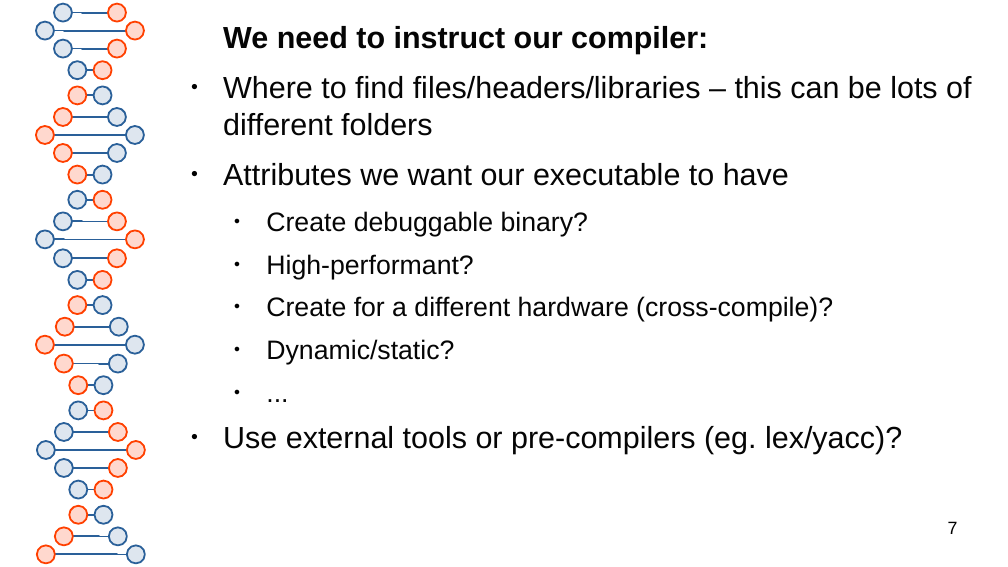
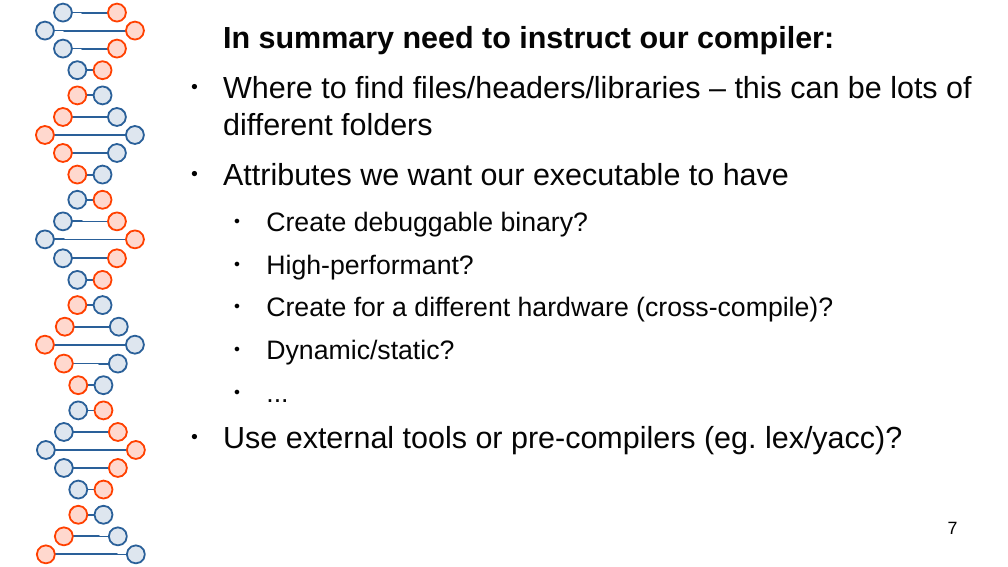
Before and after one commit to kingkybel/Transfer, a slide deck: slide 7 of CMakeTutorial/CMakeLecture.odp. Drawn at 1008x567 pixels with LibreOffice and Linux fonts; fonts in the diff are those of the drawing. Boxes give left, top, right and bottom in pixels: in the first picture for what was removed or moved away, otherwise in the second. Text is boxed around its words. In the diff, an @@ line names an element or a change of style, - is before the commit and + after.

Commit message:
Updated instructions

```diff
--- a/CMakeTutorial/CMakeLecture.odp
+++ b/CMakeTutorial/CMakeLecture.odp
@@ text at (x1=223, y1=26, x2=834, y2=54): text changed @@
-We need to instruct our compiler:
+In summary need to instruct our compiler:
```
Also in this commit, not shown: 4 other slides changed, 24 other files.
